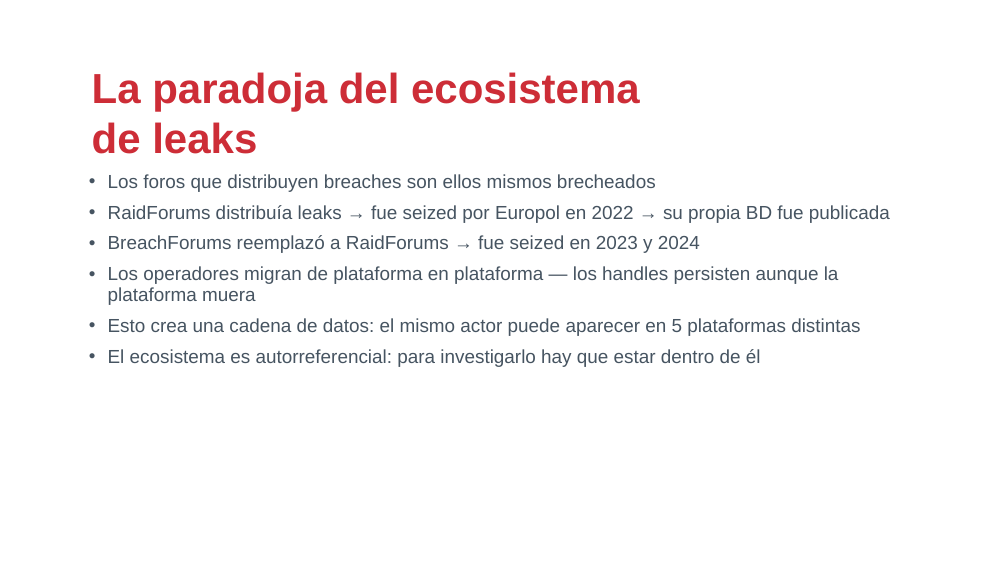
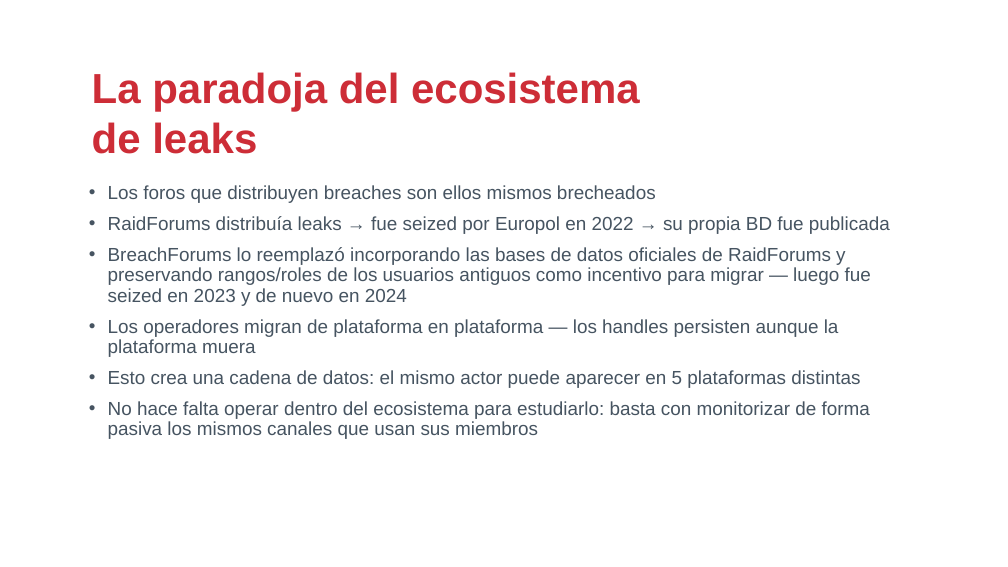
Before and after one commit to drj3ky11/FearOfTheDark, a slide deck: slide 11 of bloque0_ecosistema/csbc26_b0_ecosistema.pptx. Drawn at 1008x567 pixels with LibreOffice and Linux fonts; fonts in the diff are those of the drawing; background and template pictures are left out. Boxes give left, top, right and bottom in pixels: in the first picture for what was removed or moved away, otherwise in the second. Text is boxed around its words. In the diff, an @@ line names an element or a change of style, - is before the commit and + after.

Commit message:
feat: reenfocar los 3 casos prácticos en una técnica protagonista
Cada caso propio (CardingForums, HackingForums, IronMarch) reduce ahora
lo genérico/redundante con Ransomware o entre sí y profundiza su hilo
conductor: IronMarch en centralidad + ground truth judicial, HackingForums
en atribución cross-foro multi-señal (incluida persistencia real
verificada entre los 4 snapshots de OGUsers), CardingForums en Louvain +
especialización de mercado. Notebooks y .pptx regenerados en los tres.

También: correcciones de bloque0_ecosistema (guion y contenido según
revisión) y ajustes globales en _shared/theme.py (tamaño de etiqueta de
sección, aire título-cuerpo, color de viñeta en two_col_slide).

```diff
--- a/bloque0_ecosistema/csbc26_b0_ecosistema.pptx
+++ b/bloque0_ecosistema/csbc26_b0_ecosistema.pptx
@@ text "Los foros que distribuyen breaches ...": place and size @@
-text "Los foros que distribuyen breaches ..." at [108, 174, 890, 367]
+text "Los foros que distribuyen breaches ..." at [108, 185, 890, 439]
@@ text at [108, 247, 871, 306]: text changed @@
-• BreachForums reemplazó a RaidForums → fue seized en 2023 y 2024
+• BreachForums lo reemplazó incorporando las bases de datos oficiales de RaidForums y preservando rangos/roles de los usuarios antiguos como incentivo para migrar — luego fue seized en 2023 y de nuevo en 2024
@@ text at [108, 401, 870, 439]: text changed @@
-• El ecosistema es autorreferencial: para investigarlo hay que estar dentro de él
+• No hace falta operar dentro del ecosistema para estudiarlo: basta con monitorizar de forma pasiva los mismos canales que usan sus miembros
```
Also in this commit, not shown: 11 other slides changed, 13 other files.
